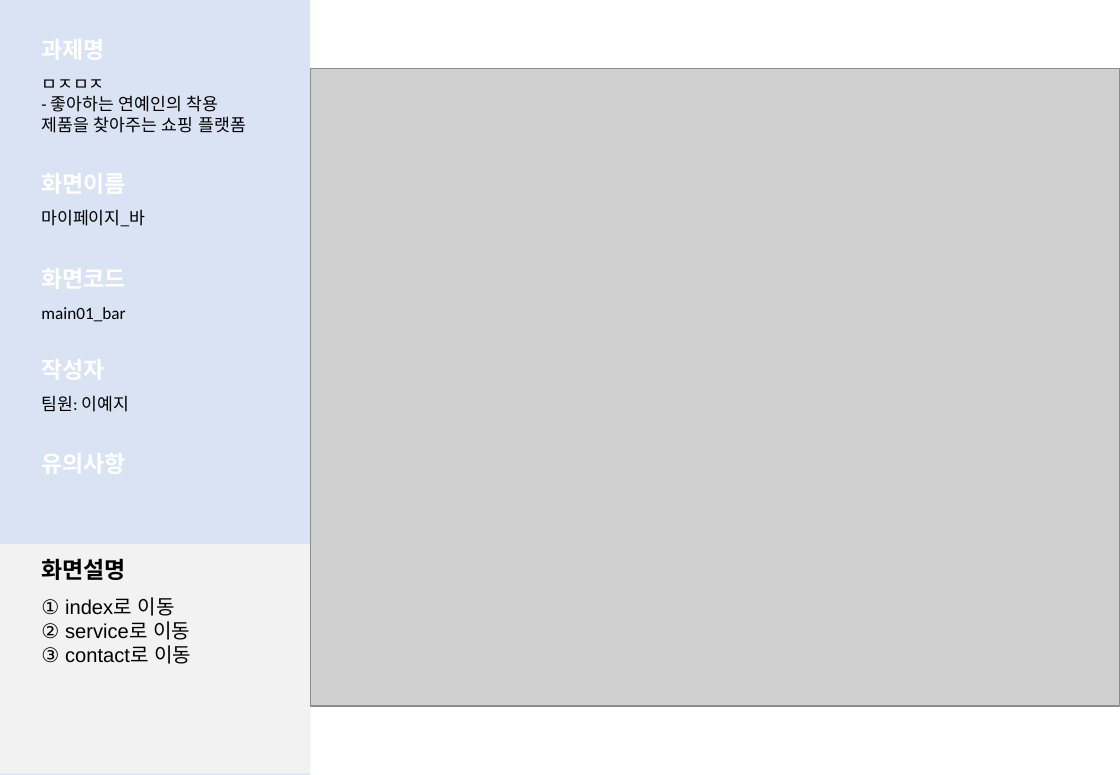
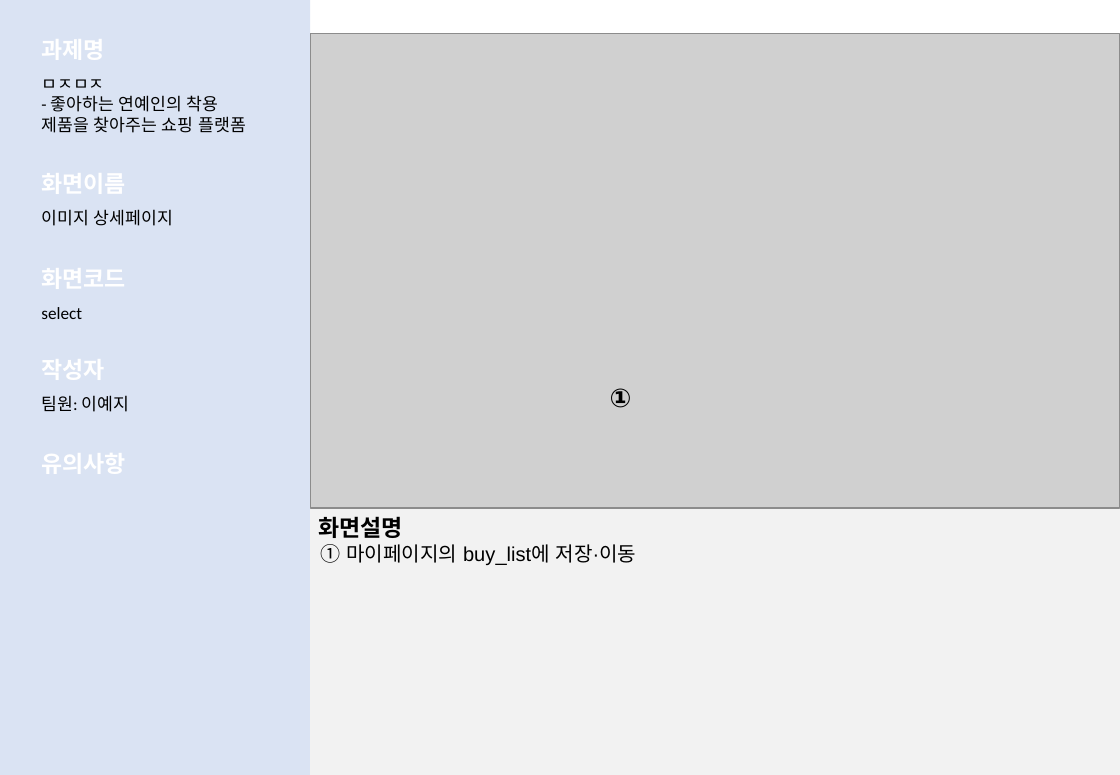
Before and after one commit to LeticiaKang/Project_Idol-Fandom-WebPlaform, a slide deck: slide 12 of 1. 산출문서/화면설계서(실전)/화면설계서_서식(1조. HappyVirus) (실전).pptx. Drawn at 1120x775 pixels with LibreOffice and Linux fonts; fonts in the diff are those of the drawing; grey boxes stand for pictures. Boxes give left, top, right and bottom in pixels: in the first picture for what was removed or moved away, otherwise in the second. Text is boxed around its words. In the diff, an @@ line names an element or a change of style, - is before the commit and + after.

Commit message:
산출문서 수정
- 화면설계서
- 데이터베이스 요구사항 분석서

```diff
--- a/1. 산출문서/화면설계서(실전)/화면설계서_서식(1조. HappyVirus) (실전).pptx
+++ b/1. 산출문서/화면설계서(실전)/화면설계서_서식(1조. HappyVirus) (실전).pptx
@@ picture: place and size @@
-picture at [310, 68, 1120, 706]
+picture at [310, 33, 1120, 508]
@@ text at [41, 209, 173, 226]: text changed @@
-마이페이지_바
+이미지 상세페이지
@@ text at [41, 307, 82, 319]: text changed @@
-main01_bar
+select
@@ text added at [610, 388, 632, 408], 18 pt, text #000000, bold @@
+①
@@ text "화면설명": place and size @@
-text "화면설명" at [41, 558, 125, 580]
+text "화면설명" at [318, 516, 402, 538]
@@ rectangle: place and size @@
-rectangle at [0, 545, 310, 775]
+rectangle at [310, 506, 1120, 775]
@@ text at [320, 544, 637, 565]: text changed @@
-① index로 이동
-② service로 이동
-③ contact로 이동
+① 마이페이지의 buy_list에 저장·이동
```
Also in this commit, not shown: 15 other slides changed, 2 slides added, 1 other file.
